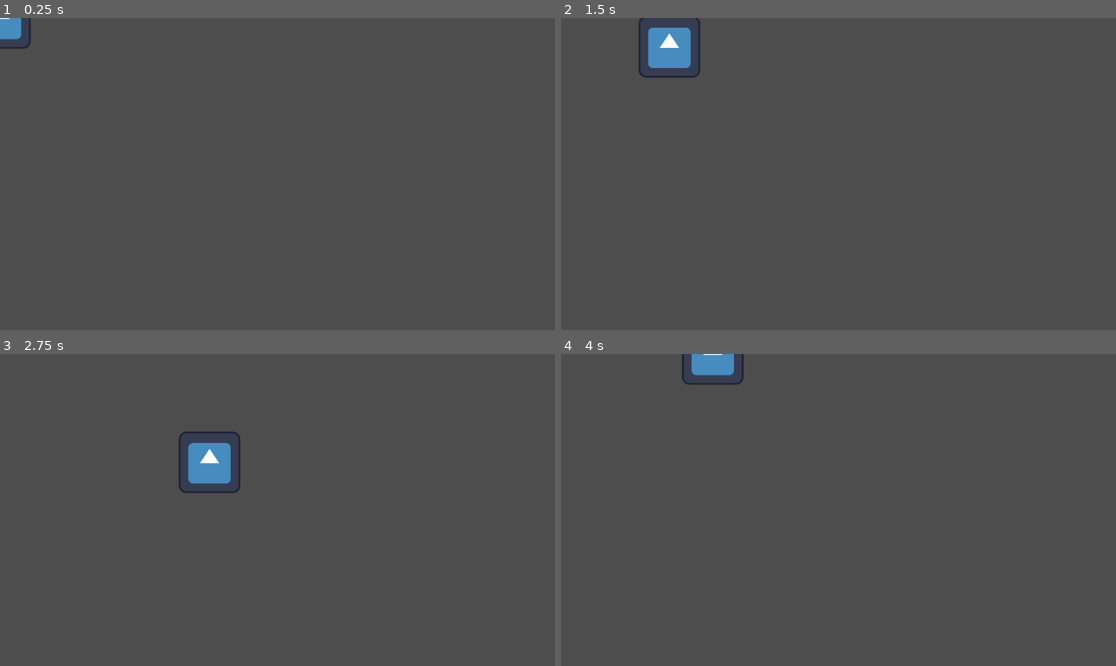
Above: before the commit, frames 1-4 (two rows, left to right).
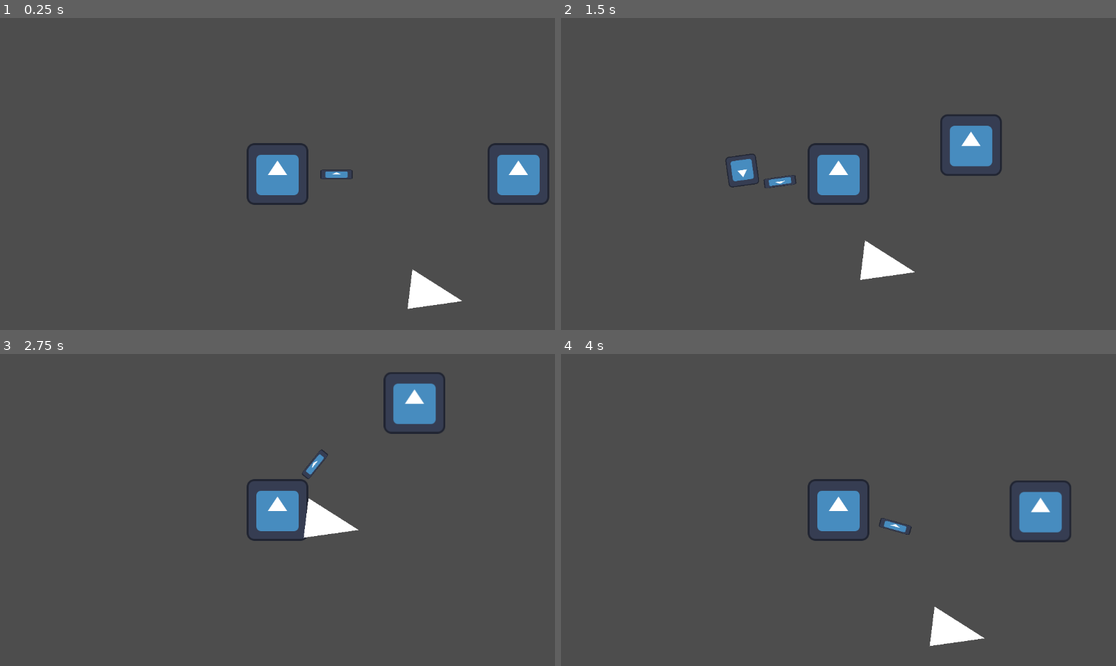
Above: after the commit, the same moments.

Repository: gbtsui/biofuel
Game: Godot game, scene res://testWorld.tscn
Two runs of this game, one before a commit and one after it. Both use one fixed random seed, a clock stepped at 60 frames per second and the inputs below. The project has no main scene, so this scene is started directly. The engine's default icon, where the game draws it, is replaced by a stand-in: a white triangle on a blue panel in a dark square.
Inputs (mouse positions are in pixels of both pictures, inside the frame that each line leads up to):
- Up to frame 1 (0.25 s): no input
- Up to frame 2 (1.5 s): tap Enter at 0.5 s; move the mouse to (960, 158) at 0.52 s; hold D (right) 0.53-1.28 s; click (960, 158) at 0.6 s; move the mouse to (727, 189) at 1.27 s; hold S (down) from 1.28 s (still down); click (727, 189) at 1.35 s
- Up to frame 3 (2.75 s): move the mouse to (333, 441) at 2.02 s; release S (down) at 2.03 s; hold D (right) from 2.03 s (still down); click (333, 441) at 2.1 s
- Up to frame 4 (4 s): move the mouse to (810, 572) at 2.77 s; release D (right) at 2.78 s; hold W (up) 2.78-3.53 s; click (810, 572) at 2.85 s; move the mouse to (1005, 556) at 3.52 s; hold A (left) from 3.53 s (still down); click (1005, 556) at 3.6 s

The runs differ from the first frame. In frame 1, 3.6% of the frame differs, in the area x 0-99%, y 0-94%; in frame 2, 4.8%, in the area x 14-80%, y 0-84%; in frame 3, 4.6%; in frame 4, 4.0%.

Commit message:
test: killable enemy class, bullets

Diff:
--- /dev/null
+++ b/scenes/bullets/bullet.tscn
@@ -0,0 +1,27 @@
+[gd_scene load_steps=5 format=3 uid="uid://slnhvf4amlc3"]
+
+[ext_resource type="Script" path="res://scripts/bullet.gd" id="1_ek4ew"]
+[ext_resource type="Texture2D" uid="uid://r4d6vww4n6u6" path="res://icon.svg" id="2_eaei8"]
+
+[sub_resource type="RectangleShape2D" id="RectangleShape2D_ihh52"]
+
+[sub_resource type="RectangleShape2D" id="RectangleShape2D_qqbik"]
+
+[node name="Bullet" type="CharacterBody2D"]
+script = ExtResource("1_ek4ew")
+
+[node name="Sprite2D" type="Sprite2D" parent="."]
+scale = Vector2(0.5, 0.5)
+texture = ExtResource("2_eaei8")
+
+[node name="CollisionShape2D" type="CollisionShape2D" parent="."]
+scale = Vector2(3.08555, 3.08555)
+shape = SubResource("RectangleShape2D_ihh52")
+
+[node name="Area2D" type="Area2D" parent="."]
+
+[node name="CollisionShape2D" type="CollisionShape2D" parent="Area2D"]
+scale = Vector2(3.84648, 3.84648)
+shape = SubResource("RectangleShape2D_qqbik")
+
+[connection signal="body_entered" from="Area2D" to="." method="_on_area_2d_body_entered"]
--- /dev/null
+++ b/scripts/bullet.gd
@@ -0,0 +1,21 @@
+extends CharacterBody2D
+class_name Bullet
+
+@export var speed: float = 400.0
+@export var damage: int = 10
+
+# Called when the node enters the scene tree for the first time.
+func _ready() -> void:
+	velocity = speed * Vector2(cos(global_rotation), sin(global_rotation))
+
+func deleteBullet() -> void:
+	queue_free()
+
+# Called every frame. 'delta' is the elapsed time since the previous frame.
+func _process(delta: float) -> void:
+	move_and_slide()
+
+func _on_area_2d_body_entered(body: Node2D) -> void:
+	if (body is Enemy):
+		body.damage(damage)
+		deleteBullet()
--- /dev/null
+++ b/scripts/enemy.gd
@@ -0,0 +1,26 @@
+extends CharacterBody2D
+class_name Enemy
+
+@export var hp: int = 100
+
+func die() -> void:
+	print("dead lol")
+	modulate = Color("1f1e33")
+	queue_free()
+
+func damage(dmg: int) -> void:
+	hp = hp - dmg
+	modulate = Color("e20000")
+	await get_tree().create_timer(0.1).timeout
+	modulate = Color("ffffff")
+	if (hp < 1):
+		die()
+
+# Called when the node enters the scene tree for the first time.
+func _ready() -> void:
+	pass # Replace with function body.
+
+
+# Called every frame. 'delta' is the elapsed time since the previous frame.
+func _process(delta: float) -> void:
+	pass
--- a/scripts/player.gd
+++ b/scripts/player.gd
@@ -1,6 +1,8 @@
 extends CharacterBody2D
 
 @export var SPEED : float = 300.0
+
+@onready var hand: Node2D = get_node("Hand")
 
 func get_input() -> void:
 	var input_direction = Input.get_vector("left", "right", "up", "down")
@@ -8,4 +10,5 @@
 
 func _physics_process(delta: float) -> void:
 	get_input()
+	hand.look_at(get_global_mouse_position())
 	move_and_slide()
--- /dev/null
+++ b/scripts/playerHand.gd
@@ -0,0 +1,16 @@
+extends Node
+
+@export var Bullet : PackedScene = preload("res://scenes/bullets/bullet.tscn")
+
+func shoot() -> void:
+	var bullet = Bullet.instantiate()
+	bullet.transform = $Marker2D.global_transform
+	owner.add_child(bullet)
+
+# Called when the node enters the scene tree for the first time.
+func _ready() -> void:
+	pass # Replace with function body.
+
+func _process(delta) -> void:
+	if Input.is_action_just_pressed("mouseLeft"):
+		shoot()
--- a/testWorld.tscn
+++ b/testWorld.tscn
@@ -1,18 +1,64 @@
-[gd_scene load_steps=4 format=3 uid="uid://dtls1fe8poqma"]
+[gd_scene load_steps=8 format=3 uid="uid://dtls1fe8poqma"]
 
 [ext_resource type="Script" path="res://scripts/player.gd" id="1_2671y"]
 [ext_resource type="Texture2D" uid="uid://r4d6vww4n6u6" path="res://icon.svg" id="2_tvvgq"]
+[ext_resource type="Script" path="res://scripts/playerHand.gd" id="3_sav02"]
+[ext_resource type="Script" path="res://scripts/enemy.gd" id="4_x14bw"]
 
 [sub_resource type="CircleShape2D" id="CircleShape2D_cx4yf"]
 radius = 61.0
+
+[sub_resource type="RectangleShape2D" id="RectangleShape2D_0xeeq"]
+
+[sub_resource type="RectangleShape2D" id="RectangleShape2D_vh6o5"]
 
 [node name="Node2D" type="Node2D"]
 
 [node name="Player" type="CharacterBody2D" parent="."]
 script = ExtResource("1_2671y")
 
-[node name="Sprite2D" type="Sprite2D" parent="Player"]
+[node name="Sprite" type="Sprite2D" parent="Player"]
 texture = ExtResource("2_tvvgq")
 
-[node name="CollisionShape2D" type="CollisionShape2D" parent="Player"]
+[node name="Collision" type="CollisionShape2D" parent="Player"]
 shape = SubResource("CircleShape2D_cx4yf")
+
+[node name="Camera" type="Camera2D" parent="Player"]
+
+[node name="Hand" type="Node2D" parent="Player"]
+script = ExtResource("3_sav02")
+
+[node name="Sprite2D" type="Sprite2D" parent="Player/Hand"]
+position = Vector2(122.5, 1)
+scale = Vector2(0.523438, 0.15625)
+texture = ExtResource("2_tvvgq")
+
+[node name="Marker2D" type="Marker2D" parent="Player/Hand"]
+position = Vector2(155, 0)
+
+[node name="StaticBody2D" type="StaticBody2D" parent="."]
+
+[node name="Polygon2D" type="Polygon2D" parent="StaticBody2D"]
+polygon = PackedVector2Array(280, 198, 384, 264, 270, 280)
+
+[node name="CollisionPolygon2D" type="CollisionPolygon2D" parent="StaticBody2D"]
+polygon = PackedVector2Array(280, 198, 270, 281, 384, 263)
+
+[node name="Obstacle" type="StaticBody2D" parent="."]
+position = Vector2(698, 220)
+
+[node name="CollisionShape2D" type="CollisionShape2D" parent="Obstacle"]
+scale = Vector2(4.23342, 4.23342)
+shape = SubResource("RectangleShape2D_0xeeq")
+
+[node name="Enemy" type="CharacterBody2D" parent="."]
+position = Vector2(500, 0)
+script = ExtResource("4_x14bw")
+metadata/_edit_lock_ = true
+
+[node name="CollisionShape2D" type="CollisionShape2D" parent="Enemy"]
+scale = Vector2(5.66551, 5.66551)
+shape = SubResource("RectangleShape2D_vh6o5")
+
+[node name="Sprite2D" type="Sprite2D" parent="Enemy"]
+texture = ExtResource("2_tvvgq")
